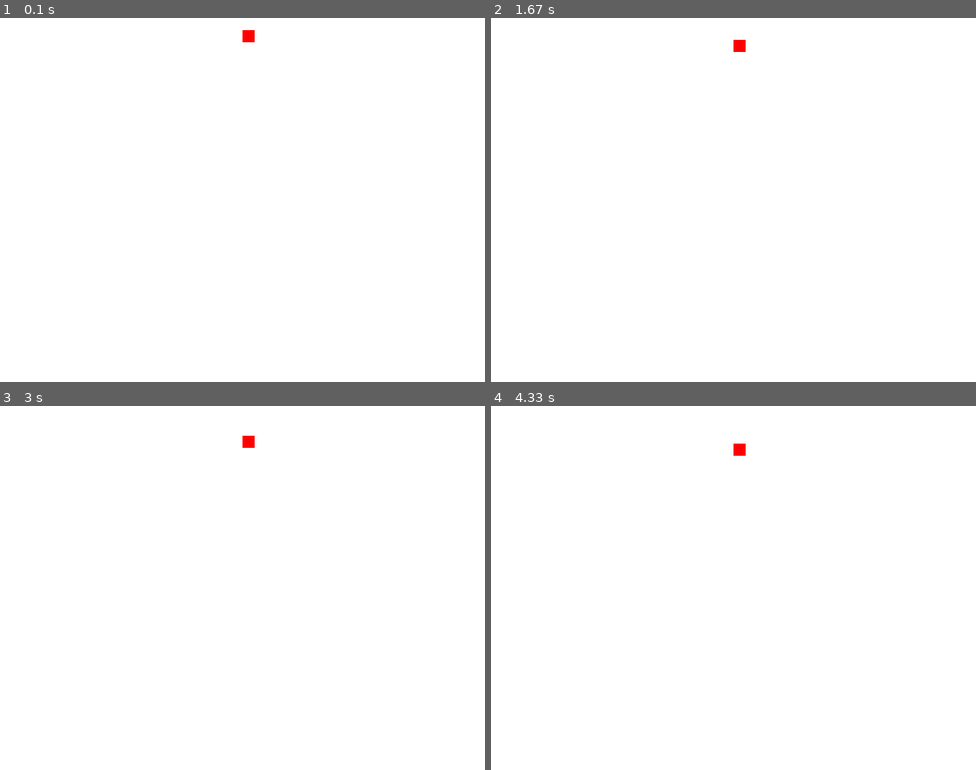
Above: before the commit, frames 1-4 (two rows, left to right).
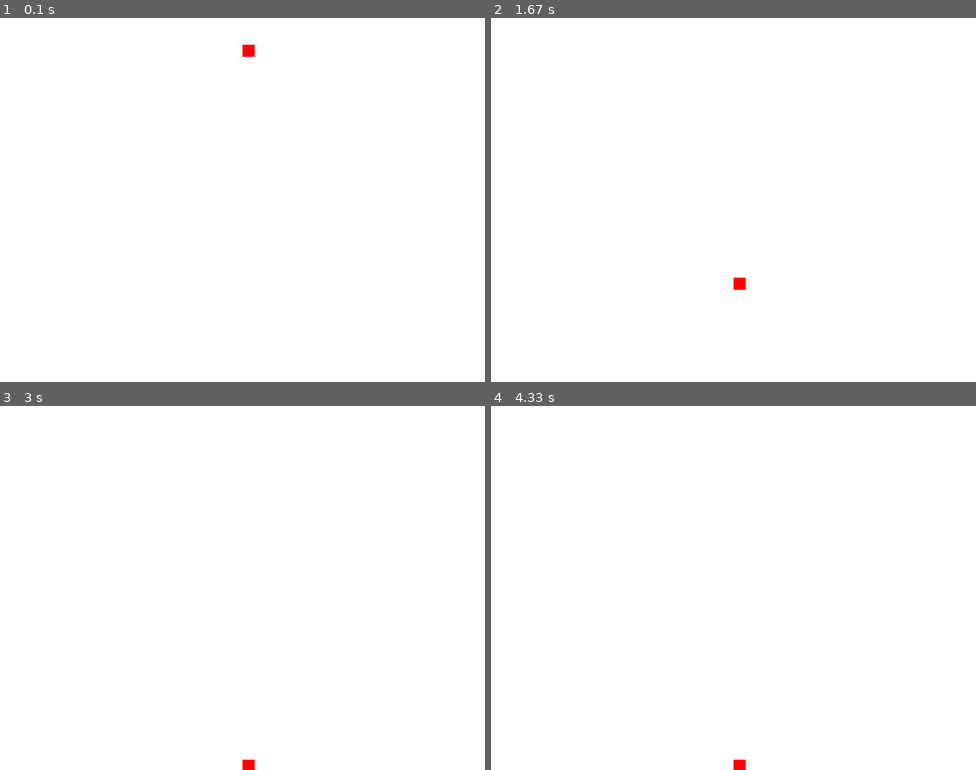
Above: after the commit, the same moments.

Repository: overbejt/pygame
Game: pygame game, started from PygameTemplate.py
Same seed, same stepped clock (60 frames per second), same inputs: the game is played once before the commit and once after it.
Inputs:
- Up to frame 1 (0.1 s): no input
- Up to frame 2 (1.67 s): no input
- Up to frame 3 (3 s): no input
- Up to frame 4 (4.33 s): no input

The runs differ from the first frame. In frame 1, 0.2% of the frame differs, in the area x 50-53%, y 3-11%; in frame 2, 0.2%; in frame 3, 0.2%; in frame 4, 0.2%.

Commit message:
Connected everything to the template and proved it

Diff:
--- a/Forces.py
+++ b/Forces.py
@@ -13,13 +13,13 @@
     """
 
     def __init__(self):
-        self.gravity = -9.8 #initialized as earth's gravity in m/s^2
+        self.gravity = (0 - 9.8) #initialized as earth's gravity in m/s^2
         self.tension = 0.0 #in N
         self.mass = 0.0 #in kg
 
     def getGravitationalForce(self):
         """Returns the gravitational force on an object"""
-        self.mass = mass
+        #self.mass = mass
         return self.gravity*self.mass
 
     def setGravity(self, inGravity):
@@ -40,10 +40,16 @@
         """Returns the tension force of a massless/weightless rope"""
         return self.tension
 
-    def getSumofForces():
+    def getSumofForcesX(self):
         """This is the function that will return acceleration of the sum
-            of forces as a twopal in the form of (x,y)"""
+            of forces in x-axis"""
+        x = 0.0 #in m/s^2
+
+        return x
+
+    def getSumOfForcesY(self):
+        """This is the function that will return acceleration of the sum of
+            forces in the y-axis"""
         ##For now I will only apply gravitational force
-        x = 0.0 #in m/s^2
         y = self.getGravitationalForce()
-        return (x,y)
+        return y
--- a/Physics.py
+++ b/Physics.py
@@ -37,16 +37,16 @@
         print('The dog pulled with ' + str(result) + ' N of force')
 
 
-    def getMotion():
+    def getMotionY(self):
         """This is the function that will get the sum of forces and calculate the
-            motion of the object"""
+            motion of the object on the y-axis"""
 
 
         self.force.setMass(25)
 
-        motion = self.force.getSumofForces()
+        motionY = self.force.getSumOfForcesY()
 
-        return (motion)
+        return (motionY)
 
 
 
--- a/PygameTemplate.py
+++ b/PygameTemplate.py
@@ -36,11 +36,13 @@
     #Set the background color
     gameDisplay.fill(white)
 
-    #(x,y) = physics.getMotion() put a pin in that
 
 
-    if y < 300:
-        y += 9.8/fps #This will represent 1px as 1m, dividing by fps gives 1s
+    #This needs to be fixed!!!!!
+    if y < 580:
+        yAcceleration = physics.getMotionY()
+        y += 0-(yAcceleration/fps) #This will represent 1px as 1m,
+                                      # dividing by fps gives 1s
 
 
 
Not shown, changed: README.md
